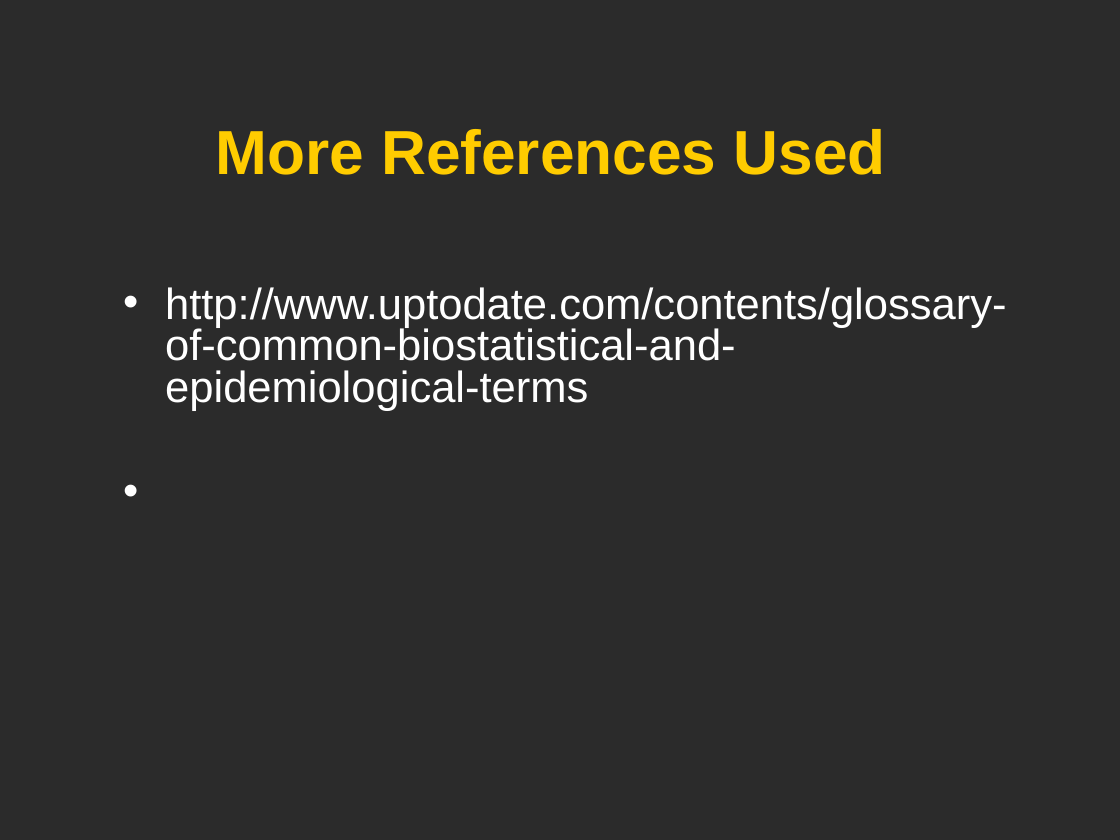
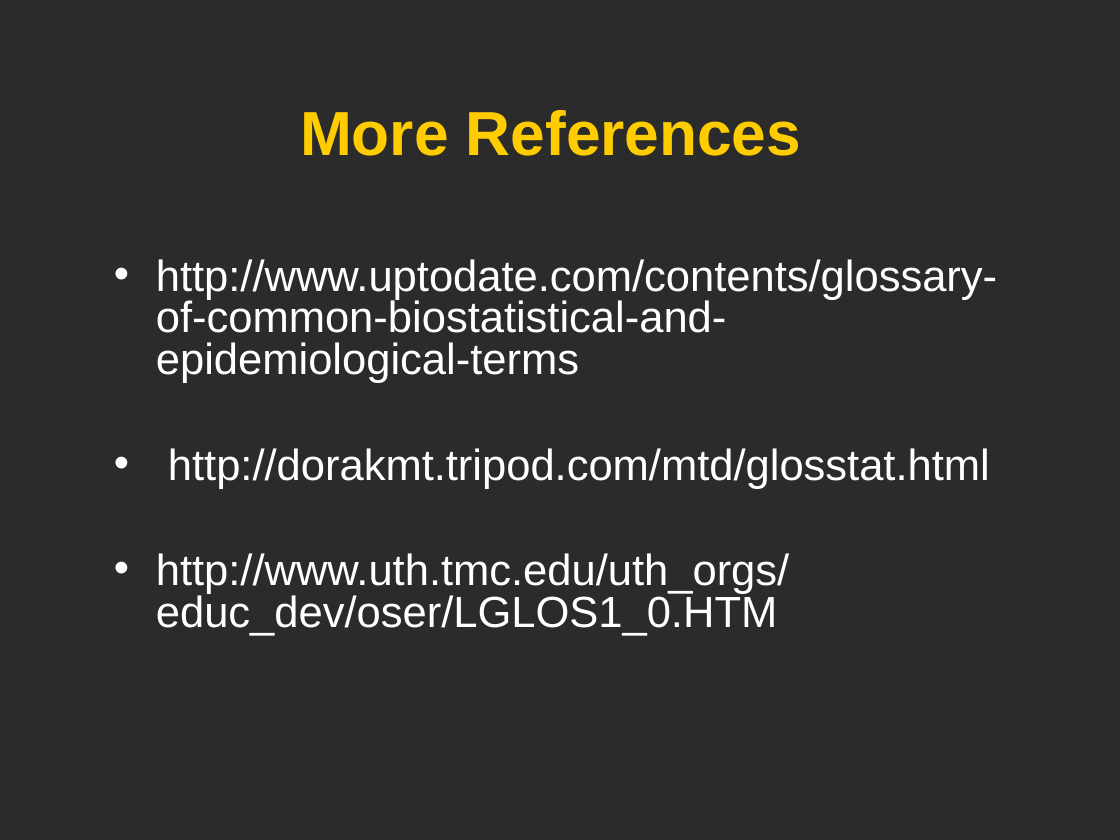
Before and after one commit to obi-ontology/obi-legacy-svn, a slide deck: slide 20 of trunk/docs/presentations/OBI workshop May 2012 Ann Arbor/OBI Statistics/Statistics_OBI_He.ppt (slide 21 before the commit). Drawn at 1120x840 pixels with LibreOffice and Linux fonts; fonts in the diff are those of the drawing; background and template pictures are left out; a plain dark background stands for a picture behind light text. Boxes give left, top, right and bottom in pixels: in the first picture for what was removed or moved away, otherwise in the second. Text is boxed around its words. In the diff, an @@ line names an element or a change of style, - is before the commit and + after.

```diff
--- a/trunk/docs/presentations/OBI workshop May 2012 Ann Arbor/OBI Statistics/Statistics_OBI_He.ppt
+++ b/trunk/docs/presentations/OBI workshop May 2012 Ann Arbor/OBI Statistics/Statistics_OBI_He.ppt
@@ title at [300,110,801,156]: text changed @@
-More References Used
+More References
@@ text "http://www.uptodate.com/contents/glossary-of-common-biostati ...": place and size @@
-text "http://www.uptodate.com/contents/glossary-of-common-biostati ..." at [165,287,1006,411]
+text "http://www.uptodate.com/contents/glossary-of-common-biostati ..." at [156,259,997,636]
@@ text at [156,448,990,636]: paragraphs added @@
+• http://dorakmt.tripod.com/mtd/glosstat.html
+• http://www.uth.tmc.edu/uth_orgs/educ_dev/oser/LGLOS1_0.HTM
```
Also in this commit, not shown: 1 other slide changed, 1 slide added, 1 slide removed.
